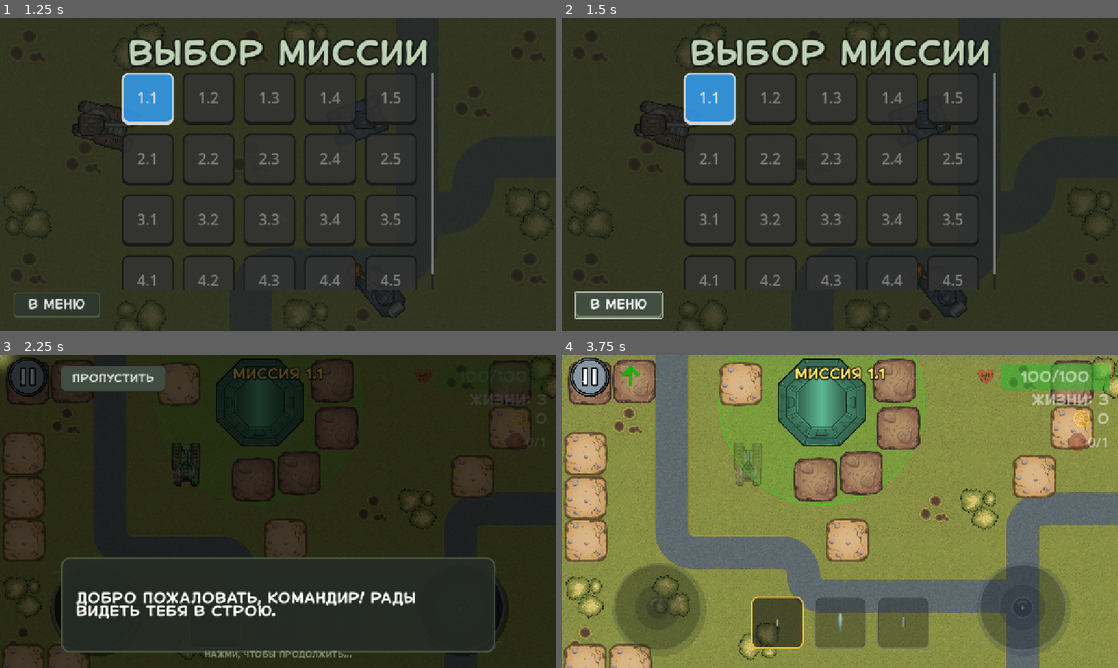
Above: before the commit, frames 1-4 (two rows, left to right).
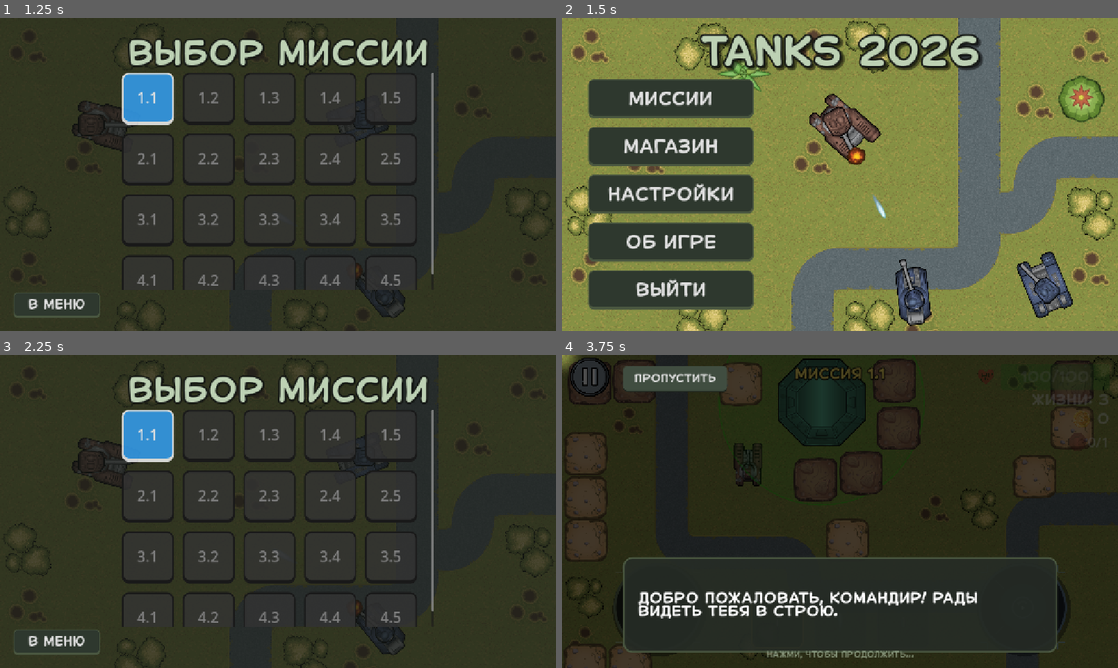
Above: after the commit, the same moments.

Repository: top-it-090304/Selyavi
Game: Godot game, scene res://scenes/MenuScenes/Menu.tscn
Same seed, same stepped clock (60 frames per second), same inputs: the game is played once before the commit and once after it. Sound files missing from this copy of the repository are replaced by a short silence.
Inputs (mouse positions are in pixels of both pictures, inside the frame that each line leads up to):
- Up to frame 1 (1.25 s): click "Миссии" at 0.5 s
- Up to frame 2 (1.5 s): click "В МЕНЮ" at 1.25 s
- Up to frame 3 (2.25 s): click (150, 436) at 2 s, where only the run before the commit has a clickable "1.1"
- Up to frame 4 (3.75 s): click (673, 380) at 2.75 s, where only the run before the commit has a clickable "ПРОПУСТИТЬ"; click (712, 436) at 3.5 s, where only the run after the commit has a clickable "1.1"

Frame 1 is identical in both runs. In frame 2, 85% of the frame differs, in the area x 0-100%, y 0-100%; in frame 3, 29%; in frame 4, 99%.

Commit message:
removed UI changes with different graphics settings

Diff:
--- a/scripts/MenuScripts/LevelSelector.gd
+++ b/scripts/MenuScripts/LevelSelector.gd
@@ -192,5 +192,5 @@
 	else:
 		get_tree().change_scene_to_file(final_path)
 
-func _on_return_button_pressed():
+func _on_Return_Button_pressed():
 	get_tree().change_scene_to_file("res://scenes/MenuScenes/Menu.tscn")
--- a/scripts/SaveManager.gd
+++ b/scripts/SaveManager.gd
@@ -100,24 +100,23 @@
 
 func _apply_graphics_quality(quality: String):
 	var viewport = get_viewport()
-	var window = get_window()
-
-	if viewport == null or window == null:
+
+	if viewport == null:
 		return
 
 	match quality:
 		"low":
-			window.content_scale_factor = 0.75
 			viewport.msaa_2d = Viewport.MSAA_DISABLED
 			viewport.screen_space_aa = Viewport.SCREEN_SPACE_AA_DISABLED
+			viewport.canvas_item_default_texture_filter = Viewport.DEFAULT_CANVAS_ITEM_TEXTURE_FILTER_NEAREST
 		"medium":
-			window.content_scale_factor = 0.9
 			viewport.msaa_2d = Viewport.MSAA_2X
 			viewport.screen_space_aa = Viewport.SCREEN_SPACE_AA_FXAA
+			viewport.canvas_item_default_texture_filter = Viewport.DEFAULT_CANVAS_ITEM_TEXTURE_FILTER_LINEAR
 		_:
-			window.content_scale_factor = 1.0
 			viewport.msaa_2d = Viewport.MSAA_4X
 			viewport.screen_space_aa = Viewport.SCREEN_SPACE_AA_FXAA
+			viewport.canvas_item_default_texture_filter = Viewport.DEFAULT_CANVAS_ITEM_TEXTURE_FILTER_LINEAR_WITH_MIPMAPS
 
 func save_game():
 	var player_money = _get_money_from_active_player()
